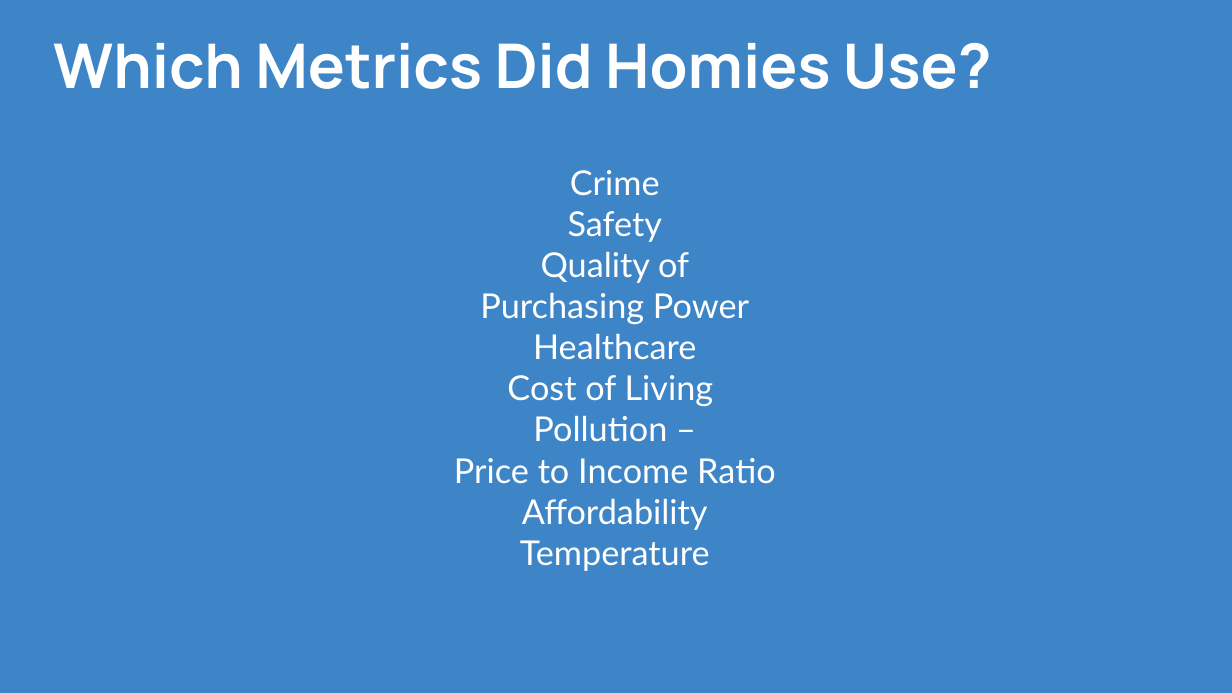
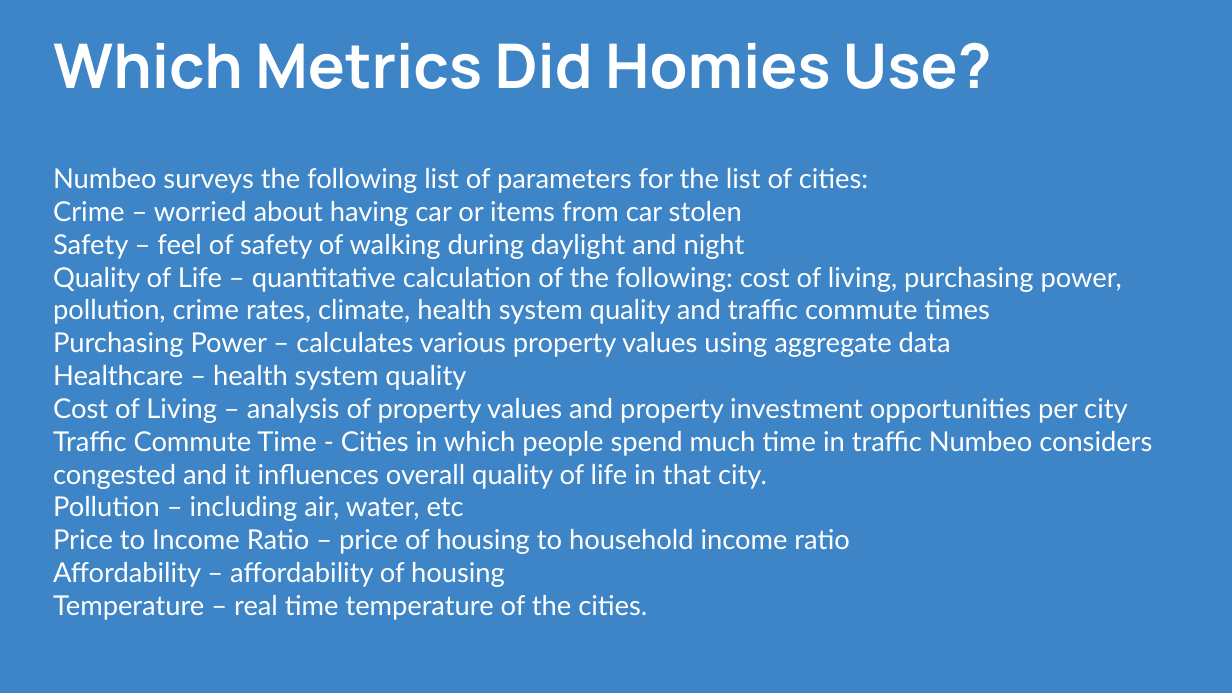
Before and after one commit to CPrince20/Homies, a slide deck: slide 7 of Homies City Collection.pptx. Drawn at 1232x693 pixels with LibreOffice and Linux fonts; fonts in the diff are those of the drawing. Boxes give left, top, right and bottom in pixels: in the first picture for what was removed or moved away, otherwise in the second. Text is boxed around its words. In the diff, an @@ line names an element or a change of style, - is before the commit and + after.

Commit message:
PPT slides updated

```diff
--- a/Homies City Collection.pptx
+++ b/Homies City Collection.pptx
@@ text at (53,168,1152,620): text changed; size 20 to 16 pt @@
-Crime
-Safety
-Quality of
-Purchasing Power
-Healthcare
-Cost of Living
-Pollution –
-Price to Income Ratio
-Affordability
-Temperature
+Numbeo surveys the following list of parameters for the list of cities:
+Crime – worried about having car or items from car stolen
+Safety – feel of safety of walking during daylight and night
+Quality of Life – quantitative calculation of the following: cost of living, purchasing power, pollution, crime rates, climate, health system quality and traffic commute times
+Purchasing Power – calculates various property values using aggregate data
+Healthcare – health system quality
+Cost of Living – analysis of property values and property investment opportunities per city
+Traffic Commute Time - Cities in which people spend much time in traffic Numbeo considers congested and it influences overall quality of life in that city.
+Pollution – including air, water, etc
+Price to Income Ratio – price of housing to household income ratio
+Affordability – affordability of housing
+Temperature – real time temperature of the cities.
```
